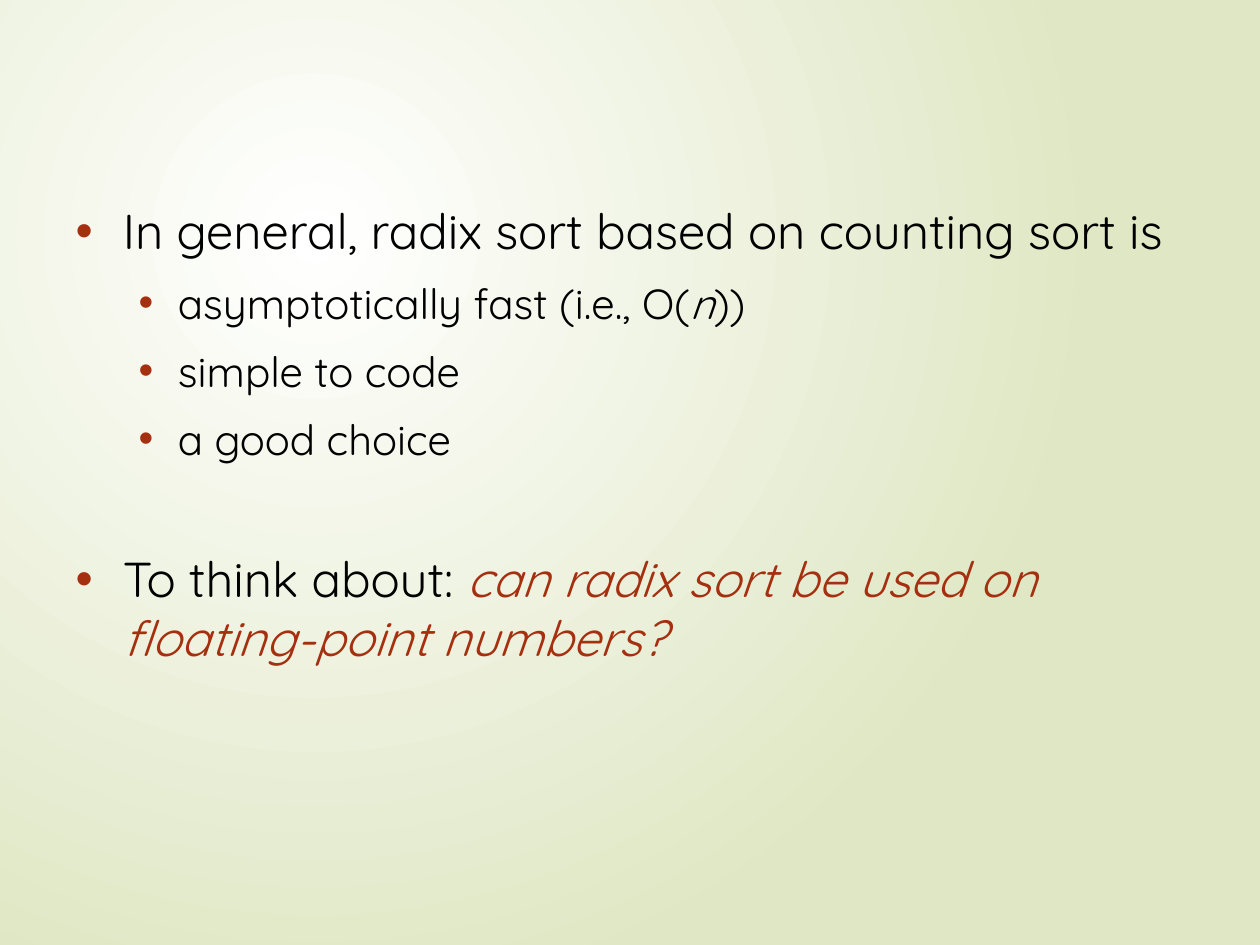
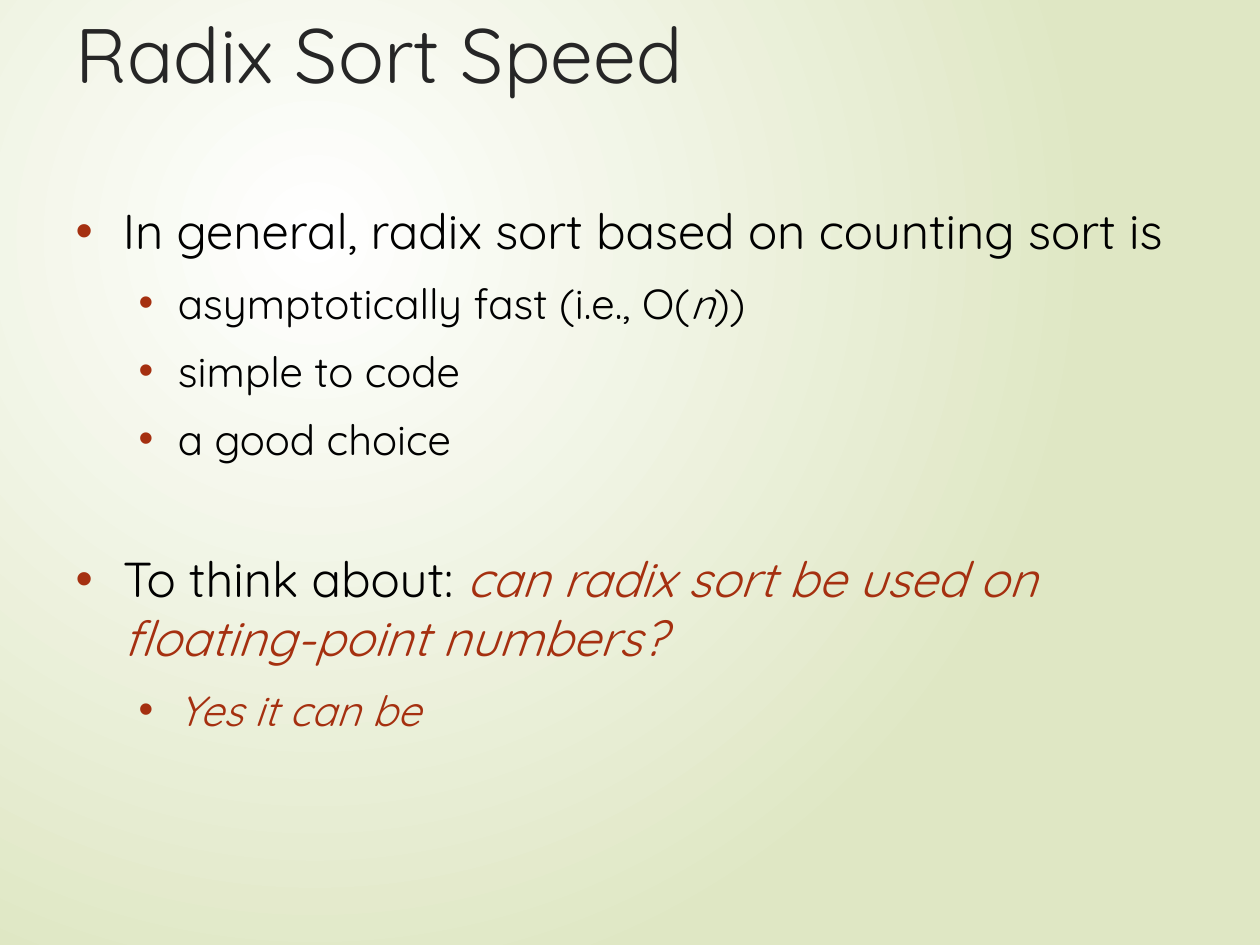
Before and after one commit to FurkanGozukara/CSE214_2018, a slide deck: slide 43 of Lecture Slides/06-Linearsorting.pptx. Drawn at 1260x945 pixels with LibreOffice and Linux fonts; fonts in the diff are those of the drawing. Boxes give left, top, right and bottom in pixels: in the first picture for what was removed or moved away, otherwise in the second. Text is boxed around its words. In the diff, an @@ line names an element or a change of style, - is before the commit and + after.

```diff
--- a/Lecture Slides/06-Linearsorting.pptx
+++ b/Lecture Slides/06-Linearsorting.pptx
@@ title added at (76,26,683,99), 44 pt, text #262626 @@
+Radix Sort Speed
@@ text at (178,695,421,727): paragraph added @@
+  • Yes it can be
```
Also in this commit, not shown: 8 other slides changed, 1 slide added, 2 slides removed, 10 other files.
